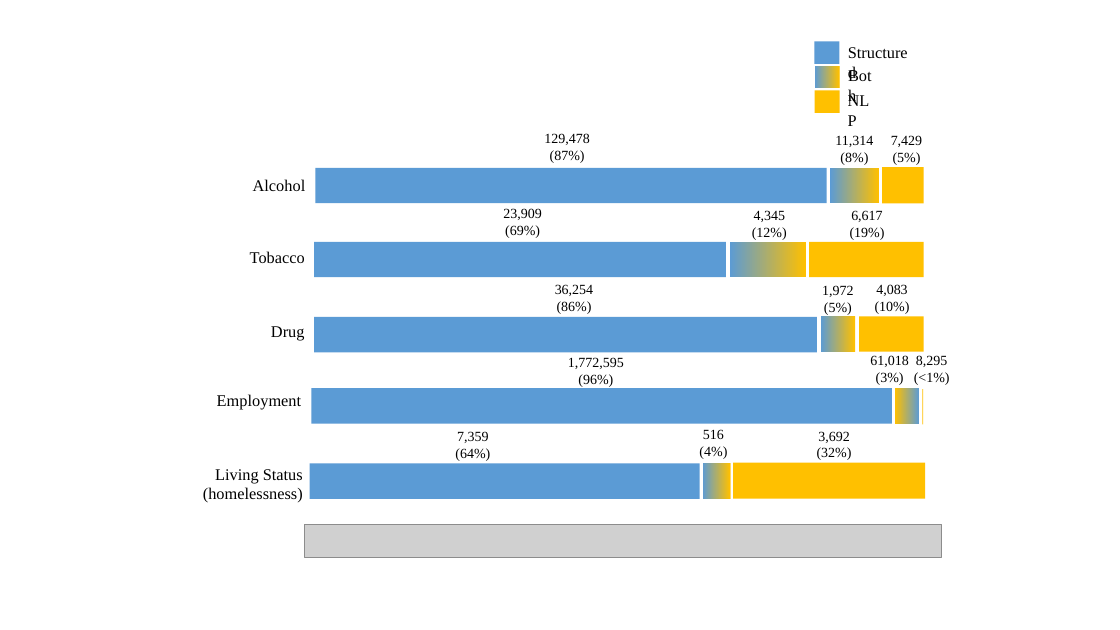
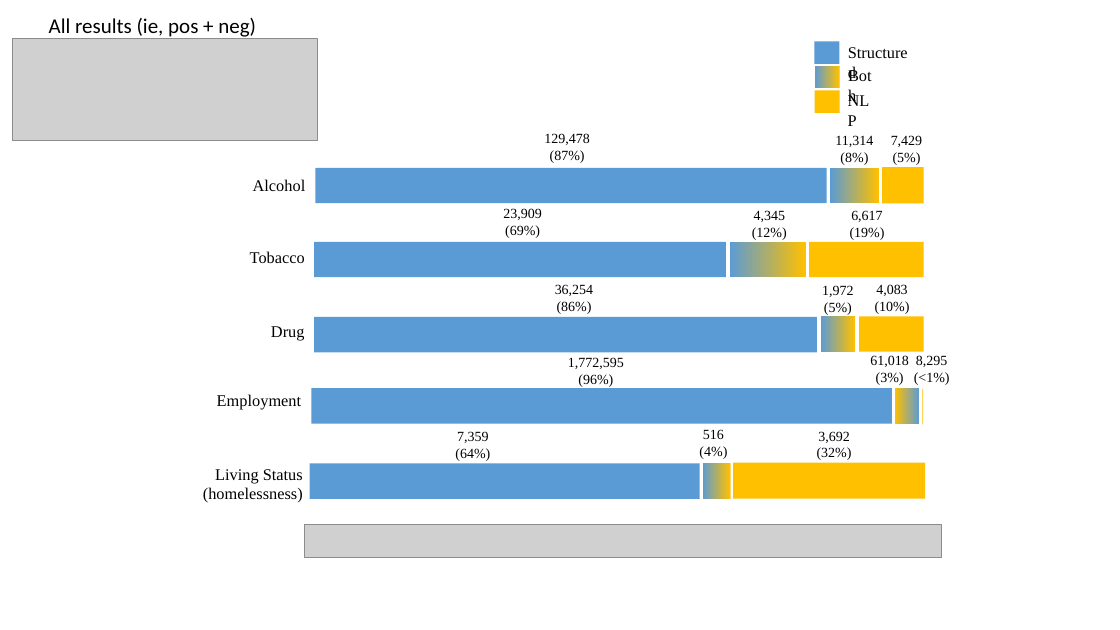
Before and after one commit to ndobb/dissertation, a slide deck: slide 15 of 2_query_gen/paper2_figures.pptx. Drawn at 1120x630 pixels with LibreOffice and Linux fonts; fonts in the diff are those of the drawing; grey boxes stand for pictures. Boxes give left, top, right and bottom in pixels: in the first picture for what was removed or moved away, otherwise in the second. Text is boxed around its words. In the diff, an @@ line names an element or a change of style, - is before the commit and + after.

```diff
--- a/2_query_gen/paper2_figures.pptx
+++ b/2_query_gen/paper2_figures.pptx
@@ text added at bbox=[49, 18, 256, 40], 18 pt, text #000000 @@
+All results (ie, pos + neg)
@@ picture added at bbox=[13, 39, 318, 140] @@
```
Also in this commit, not shown: 14 other files.
